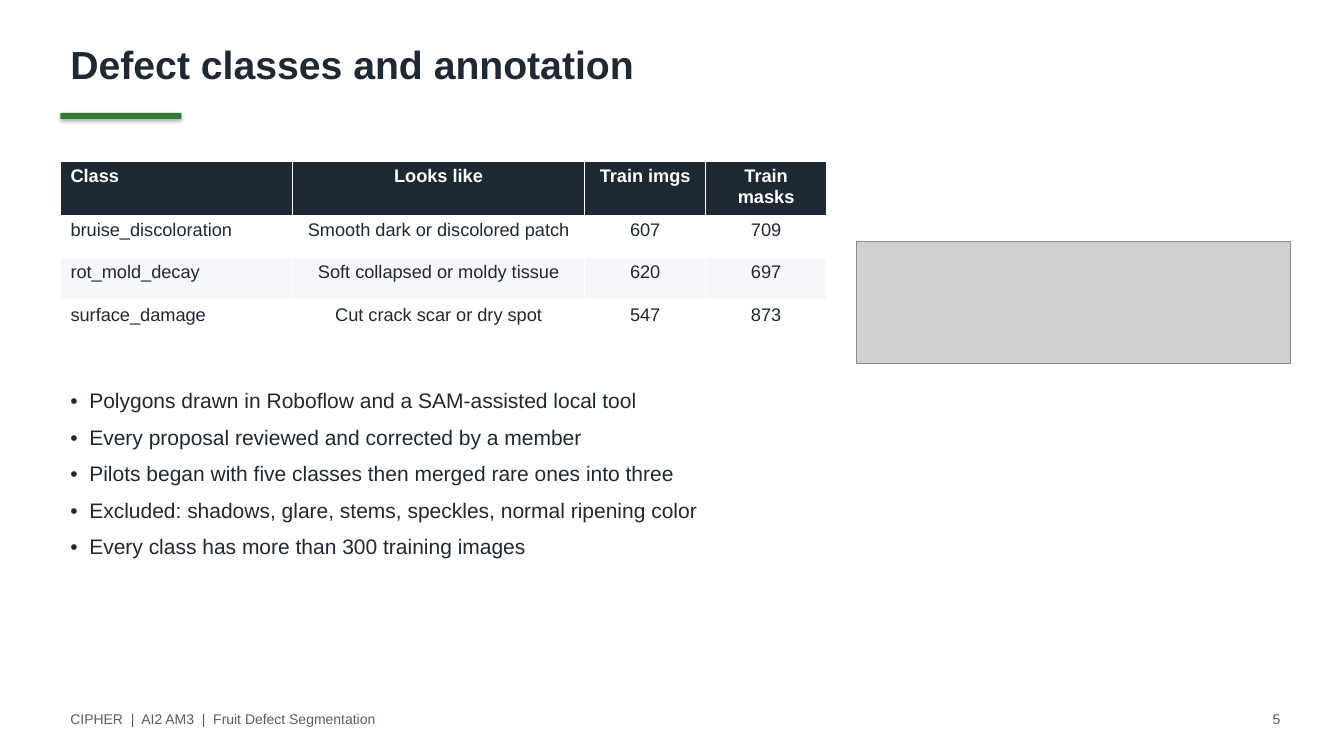
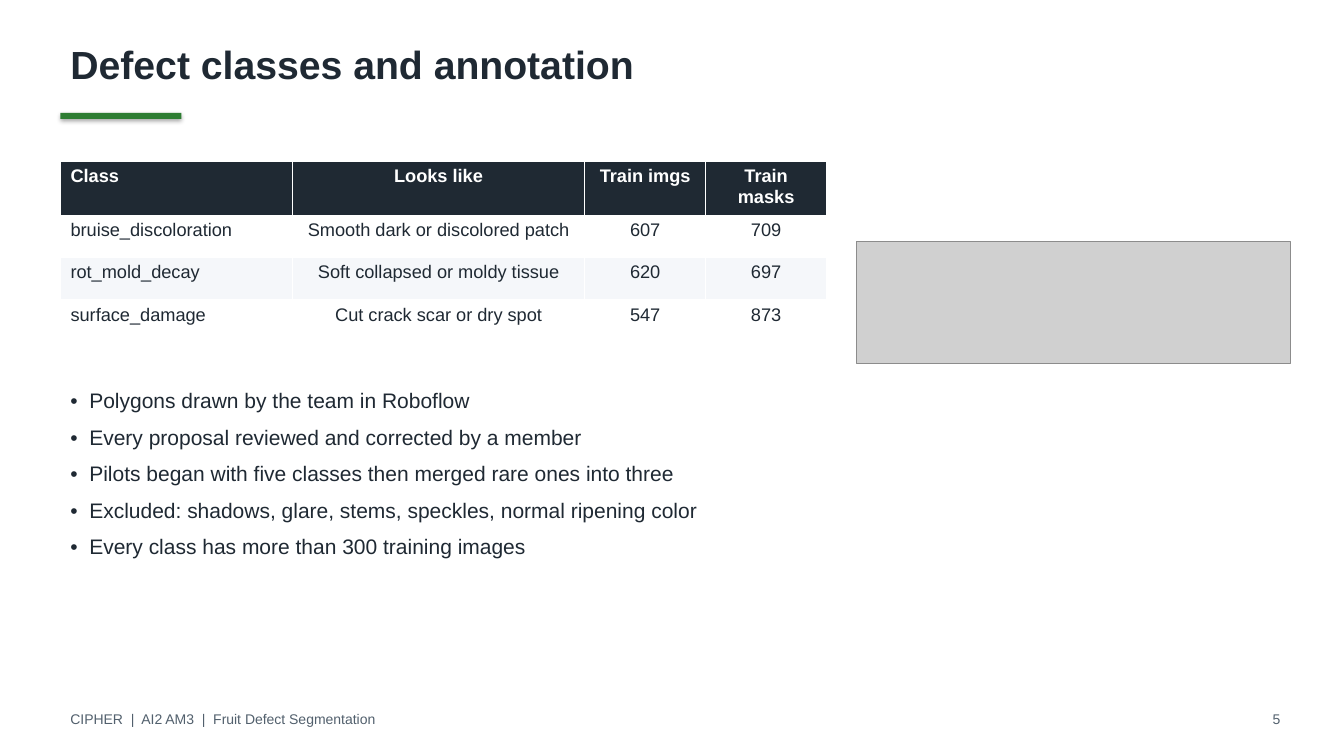
Before and after one commit to deangg/instancesegmentation, a slide deck: slide 5 of slides/CIPHER_AI2_Final_Defense.pptx. Drawn at 1344x756 pixels with LibreOffice and Linux fonts; fonts in the diff are those of the drawing; grey boxes stand for pictures. Boxes give left, top, right and bottom in pixels: in the first picture for what was removed or moved away, otherwise in the second. Text is boxed around its words. In the diff, an @@ line names an element or a change of style, - is before the commit and + after.

```diff
--- a/slides/CIPHER_AI2_Final_Defense.pptx
+++ b/slides/CIPHER_AI2_Final_Defense.pptx
@@ text at <box>89,392,469,413</box>: text changed @@
-• Polygons drawn in Roboflow and a SAM-assisted local tool
+• Polygons drawn by the team in Roboflow
```
Also in this commit, not shown: 2 other slides changed, 6 other files.
